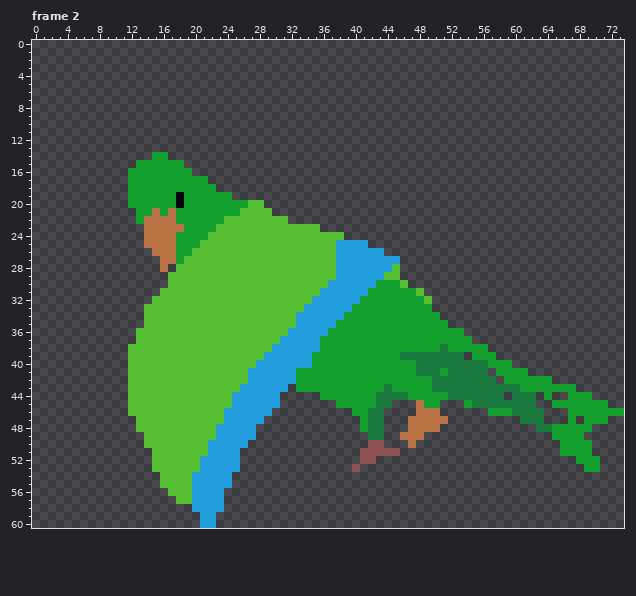
Pixel-art file -- assets/sprites/P3_fly-draft.aseprite. This is how it looked before the edit.
74x61 pixels, 2 frames. Shown: frame 2. The commit also changed other frames, which this record leaves out.
New version:
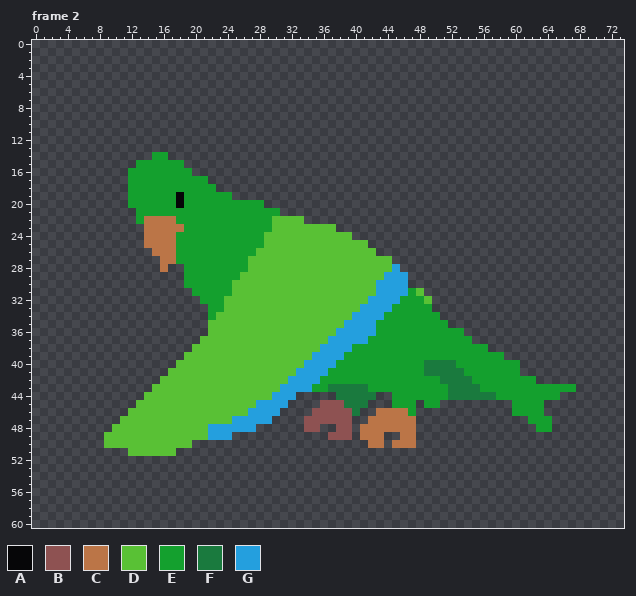
Palette (. is transparent): A #060608  B #8e5252  C #bb7547  D #59c135  E #14a02e  F #1a7a3e  G #249fde
Change:
Changed rows in their new state; - is an unchanged pixel.
Frame 2, layer "Layer 1":
first column x 9:
20 ------------------EE---------------------------------------------
21 ------E-E--------EEEEE-------------------------------------------
22 ---------------EEEEEE--DD----------------------------------------
23 --------------EEEEEEE------DD------------------------------------
24 -------------EEEEEEE----------D----------------------------------
25 ------------EEEEEEEE---------DDDD--------------------------------
26 -----------EEEEEEEE----------DDDDD.------------------------------
27 ----------EEEEEEEE-----------DDDDDDD.----------------------------
28 ---------.EEEEEEEE-----------DDDDDDDG----------------------------
29 --------..EEEEEEE------------DDDDDDGGG---------------------------
30 --------..EEEEEE------------DDDDDDGGGG---------------------------
31 -------....EEEEE-----------DDDDDDDGGGG---------------------------
32 ------......EEE-----------DDDDDDDGGGG----------------------------
33 -----........EE----------DDDDDDDGGGG-----------------------------
34 -----........E----------DDDDDDDGGGG------------------------------
35 -----........-----------DDDDDDGGGG-------------------------------
36 ----.........----------DDDDDDGGGGG-------------------------------
37 ----........----------DDDDDDGGGGG--------------------------------
38 ---........----------DDDDDDGGGG-----------E----------------------
39 ---.......----------DDDDDDGGGG-------EEEEEEEEE---E---------------
40 ---......----------DDDDDD-GGG----------E----EEEE---E-------------
41 ---.....----------DDDDDDGGGG-----------E--F--EEEE---.------------
42 ---....-----------DDDDD-GGG--------------E----EEEE----..---------
43 ---...-----------DDDDD-GGG--FFFFF--E-----EE----EEEEE-------------
44 ---..-----------DDDDD-GG---..FFFFF..EE-----------EEEEEE-E-...----
45 ---.------------DDD---G----BBBFFF...EEE.-----......EEEE-.......--
46 ---------------DDD---G----BBBBBF..CCCCE...------...EEEE---.......
47 --DD-----------D----G----BBBBBB-.CCCCC-....---------.EEE--.-...--
48 -DDD---------G-----------BB--BB-CCCCCC-...------------EE.....----
49 DDDDD--------G--...---------BBB-CCC----.----------------....-----
50 DDDDD------.......---------------CC-CC-------------------....----
51 ---DDD---........---------------.....--------------------....----
52 ------...........---------------..-------------------------...---
53 ------...........--------------.----------------------------..---
54 -------.........-------------------------------------------------
55 -------.........-------------------------------------------------
56 --------.......--------------------------------------------------
57 ---------......--------------------------------------------------
58 -----------....--------------------------------------------------
59 ------------..---------------------------------------------------
60 ------------..---------------------------------------------------
